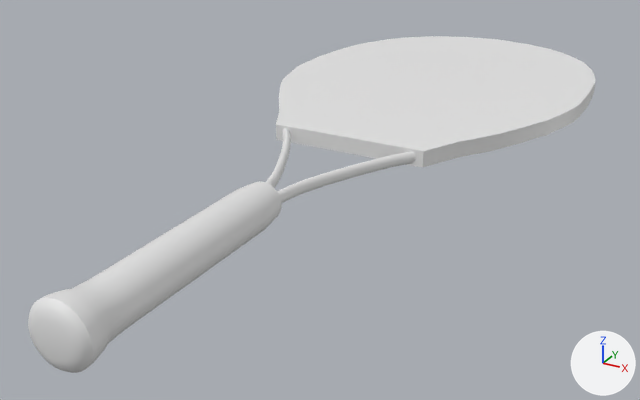
The FBX model Assets/Models/Racket.fbx as it was, and as the next commit left it.
Camera for both pictures: a camera (50 mm lens) standing at (0.303, -0.375, 0.245) and looking at (-0.02, 0.212, -0.049). Lighting does not change. The marker at lower right points along +X, +Y and +Z.
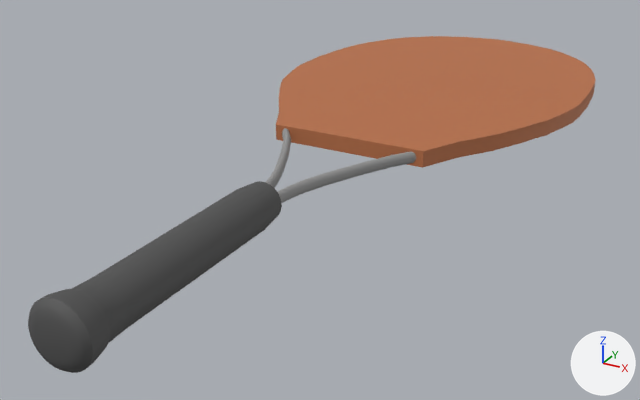
Boxes [x1, y1, x2, y2] around the edits, measured in the pictures (640 x 400 px):
part 1 of me_cylinder, recoloured
    both: [276, 36, 596, 168]
part 2 of me_cylinder, recoloured
    both: [266, 128, 416, 203]
part 3 of me_cylinder, recoloured
    both: [28, 181, 282, 373]

What changed in the scene script:
```text
Add mat_support:
    mat_support = principled_material('Support')
    mat_support.base_color = (0.296, 0.296, 0.296)  # grey #949494
    mat_support.roughness = 0.69
Add mat_handle:
    mat_handle = principled_material('Handle')
    mat_handle.base_color = (0.0835, 0.0835, 0.0835)  # dark grey #525252
    mat_handle.roughness = 0.69
Add mat_racket:
    mat_racket = principled_material('Racket')
    mat_racket.base_color = (0.477, 0.159, 0.062)  # orange #b86f46
    mat_racket.roughness = 0.69
Change me_cylinder:
    where me_cylinder.from_pydata(...)  # 948 vertices, 856 faces; spans x -0.143..0.14, y -0.105..0.599, z -0.021..0.021
    used by ob_cylinder; location = (0.0, 0.0, 0.0)
    me_cylinder part 1: 82 of the faces centred in x -0.143..0.14, y 0.221..0.599, z -0.007..0.007 switch from no material to mat_racket (orange #b86f46)
    me_cylinder part 2: 452 of the faces centred in x -0.064..0.062, y 0.094..0.231, z -0.005..0.005 switch from no material to mat_support (grey #949494)
    me_cylinder part 3: 322 of the faces centred in x -0.021..0.021, y -0.105..0.095, z -0.021..0.021 switch from no material to mat_handle (dark grey #525252)
```
